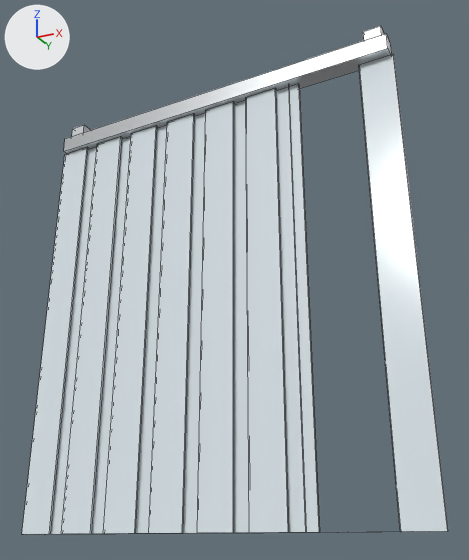
One commit to the FBX model Tools/butchery/fbx/SM_STRIP_CURTAIN.fbx: the scene before it, then after it.
The view is the same before and after, from a camera (50 mm lens) standing at (1.602, -2.927, -0.041) and looking at (0.112, 0.053, 1.301). Lighting does not change. The marker at upper left points along +X, +Y and +Z. The older version comes first. Mesh edges are drawn as thin lines.

The first picture shows 'SM_STRIP_CURTAIN'.
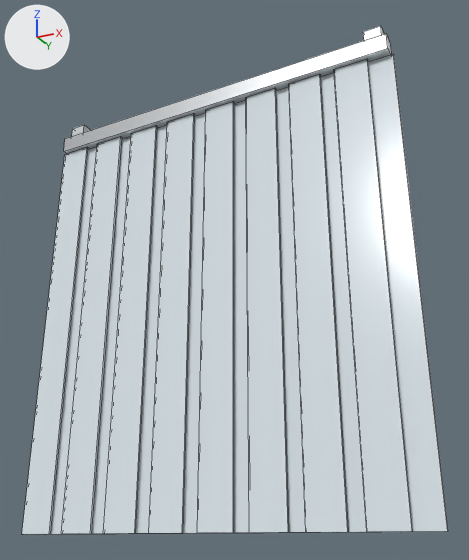
Boxes (x1, y1, x2, y2) around the edits, measured in the pictures (469 x 560 px):
part 1 of me_sm_strip_curtain_001, added
    after: (289, 59, 413, 532)

Edits to the bpy script that builds the scene:
```text
Change me_sm_strip_curtain_001:
    used by ob_sm_strip_curtain; location = (0.0, 0.0, 0.0)
    remove me_sm_strip_curtain_001.from_pydata(...)  # 142 vertices, 86 faces; spans x -1.12..1.12, y -0.09..0.09, z 0.0..2.59
    add me_sm_strip_curtain_001.from_pydata(...)  # 152 vertices, 100 faces; spans x -1.12..1.12, y -0.09..0.09, z 0.0..2.59
    me_sm_strip_curtain_001 part 1
    10 new vertices lie (0.0, 0.0, 2.4) away from vertices in x 0.65..0.98, y -0.06..-0.03, z 0.0
    13 new faces join them, mat_m_butchery_perspex (white #dde7ec)
    other edits to the shape of me_sm_strip_curtain_001 do not show in these pictures
```
